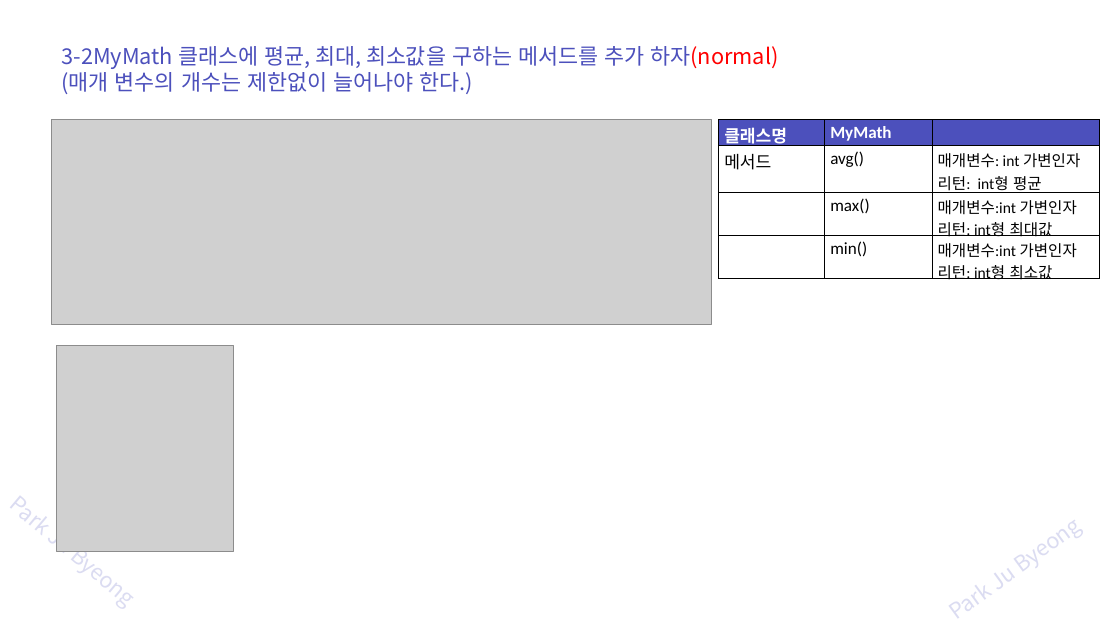
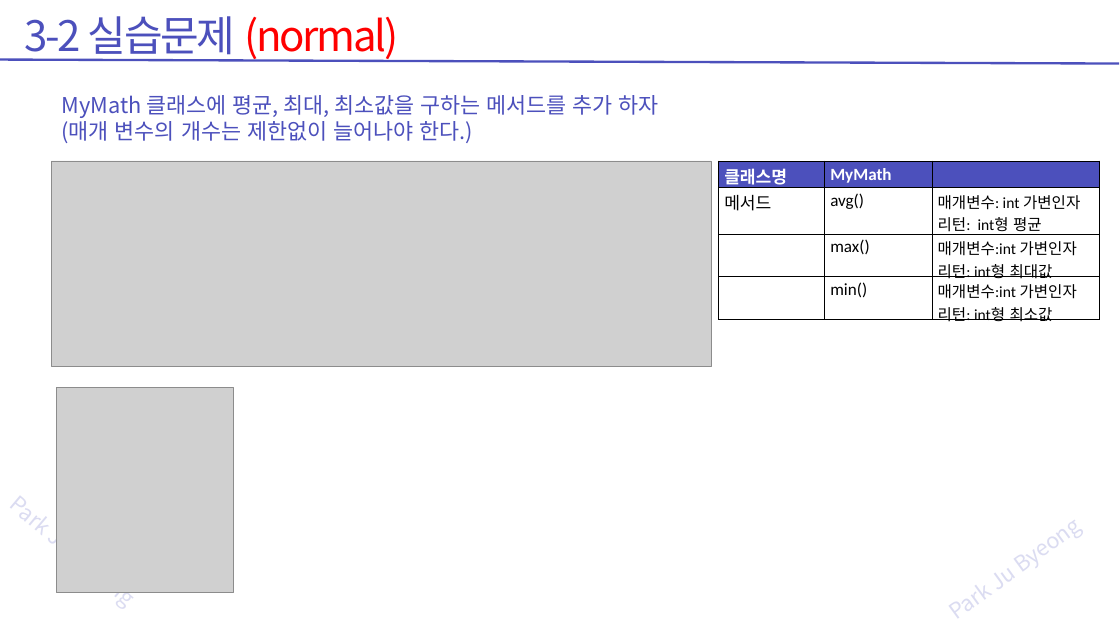
Before and after one commit to zest132/JavaLecture, a slide deck: slide 14 of JavaLecture/LectureFile/java 6강 객체지향_정답.pptx (slide 11 before the commit). Drawn at 1120x630 pixels with LibreOffice and Linux fonts; fonts in the diff are those of the drawing; grey boxes stand for pictures. Boxes give left, top, right and bottom in pixels: in the first picture for what was removed or moved away, otherwise in the second. Text is boxed around its words. In the diff, an @@ line names an element or a change of style, - is before the commit and + after.

```diff
--- a/JavaLecture/LectureFile/java 6강 객체지향_정답.pptx
+++ b/JavaLecture/LectureFile/java 6강 객체지향_정답.pptx
@@ text added at [24,16,399,62], 54 pt, text #FF0000 @@
+3-2 실습문제 (normal)
@@ line added from (1119, 63) to (0, 59), #4C50BC 3 pt @@
@@ text "MyMath 클래스에 평균, 최대, 최소값을 ...": place and size @@
-text "MyMath 클래스에 평균, 최대, 최소값을 ..." at [62,46,778,94]
+text "MyMath 클래스에 평균, 최대, 최소값을 ..." at [62,95,659,143]
@@ text at [62,95,659,118]: text changed @@
-3-2MyMath 클래스에 평균, 최대, 최소값을 구하는 메서드를 추가 하자(normal)
+MyMath 클래스에 평균, 최대, 최소값을 구하는 메서드를 추가 하자
@@ 2 pictures, 1 table: place and size @@
-2 pictures, 1 table at [52,119,1099,551]
+2 pictures, 1 table at [52,161,1099,592]
```
Also in this commit, not shown: 7 other slides changed, 6 slides added, 3 slides removed, 3 other files.
